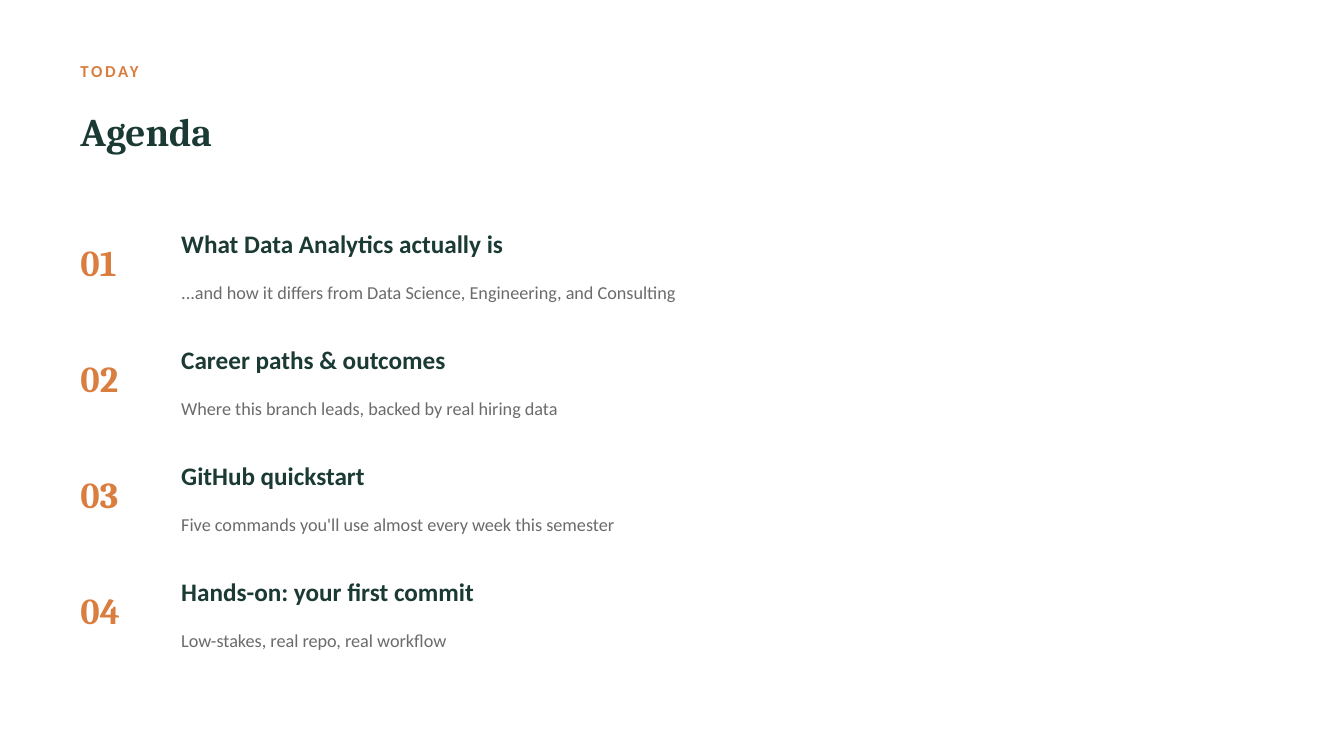
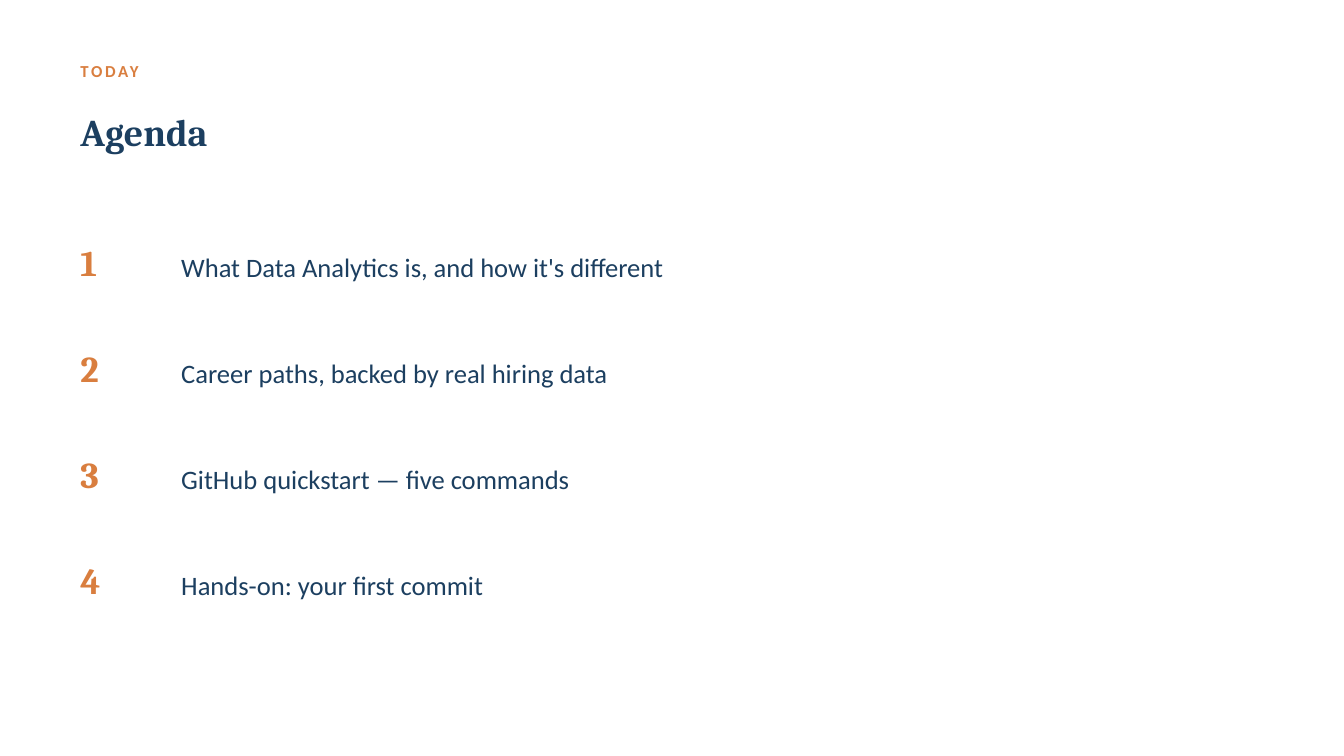
Before and after one commit to Zahi-Rahman/DSDG-Data-Analytics-Branch, a slide deck: slide 2 of week-01-fundamentals-and-github/slides/week-01-slides.pptx. Drawn at 1344x756 pixels with LibreOffice and Linux fonts; fonts in the diff are those of the drawing. Boxes give left, top, right and bottom in pixels: in the first picture for what was removed or moved away, otherwise in the second. Text is boxed around its words. In the diff, an @@ line names an element or a change of style, - is before the commit and + after.

Commit message:
Week 1: rewrite in plainer voice, consolidate and recolor slides

```diff
--- a/week-01-fundamentals-and-github/slides/week-01-slides.pptx
+++ b/week-01-fundamentals-and-github/slides/week-01-slides.pptx
@@ text "Agenda" at box(80, 119, 207, 154): size 28 to 27 pt, text colour #1B3A34 to #1C3F60 @@
@@ text at box(80, 251, 97, 276): text changed @@
-01
+1
@@ text at box(181, 258, 663, 282): text changed; size 18 to 19 pt; text colour #1B3A34 to #1C3F60; bold off @@
-What Data Analytics actually is
+What Data Analytics is, and how it's different
@@ text removed at box(181, 286, 676, 302) @@
-...and how it differs from Data Science, Engineering, and Consulting
@@ text added at box(80, 357, 98, 382), 26 pt, text #D97E3F, bold @@
+2
@@ text removed at box(181, 351, 446, 373) @@
-Career paths & outcomes
@@ text removed at box(80, 367, 118, 392) @@
-02
@@ text at box(181, 364, 608, 388): text changed; size 13 to 19 pt; text colour #6B6B6B to #1C3F60 @@
-Where this branch leads, backed by real hiring data
+Career paths, backed by real hiring data
@@ text added at box(80, 463, 98, 489), 26 pt, text #D97E3F, bold @@
+3
@@ text at box(181, 470, 569, 494): text changed; size 18 to 19 pt; text colour #1B3A34 to #1C3F60; bold off @@
-GitHub quickstart
+GitHub quickstart — five commands
@@ text removed at box(181, 518, 614, 534) @@
-Five commands you'll use almost every week this semester
@@ text at box(80, 569, 100, 594): text changed @@
-03
+4
@@ text "Hands-on: your first commit": place and size @@
-text "Hands-on: your first commit" at box(181, 583, 474, 605)
+text "Hands-on: your first commit" at box(181, 576, 483, 600)
@@ text "Hands-on: your first commit" at box(181, 576, 483, 600): size 18 to 19 pt, text colour #1B3A34 to #1C3F60, bold off @@
@@ text removed at box(80, 599, 120, 624) @@
-04
@@ text removed at box(181, 634, 446, 650) @@
-Low-stakes, real repo, real workflow
```
Also in this commit, not shown: 6 other slides changed, 3 slides removed, 2 other files.
